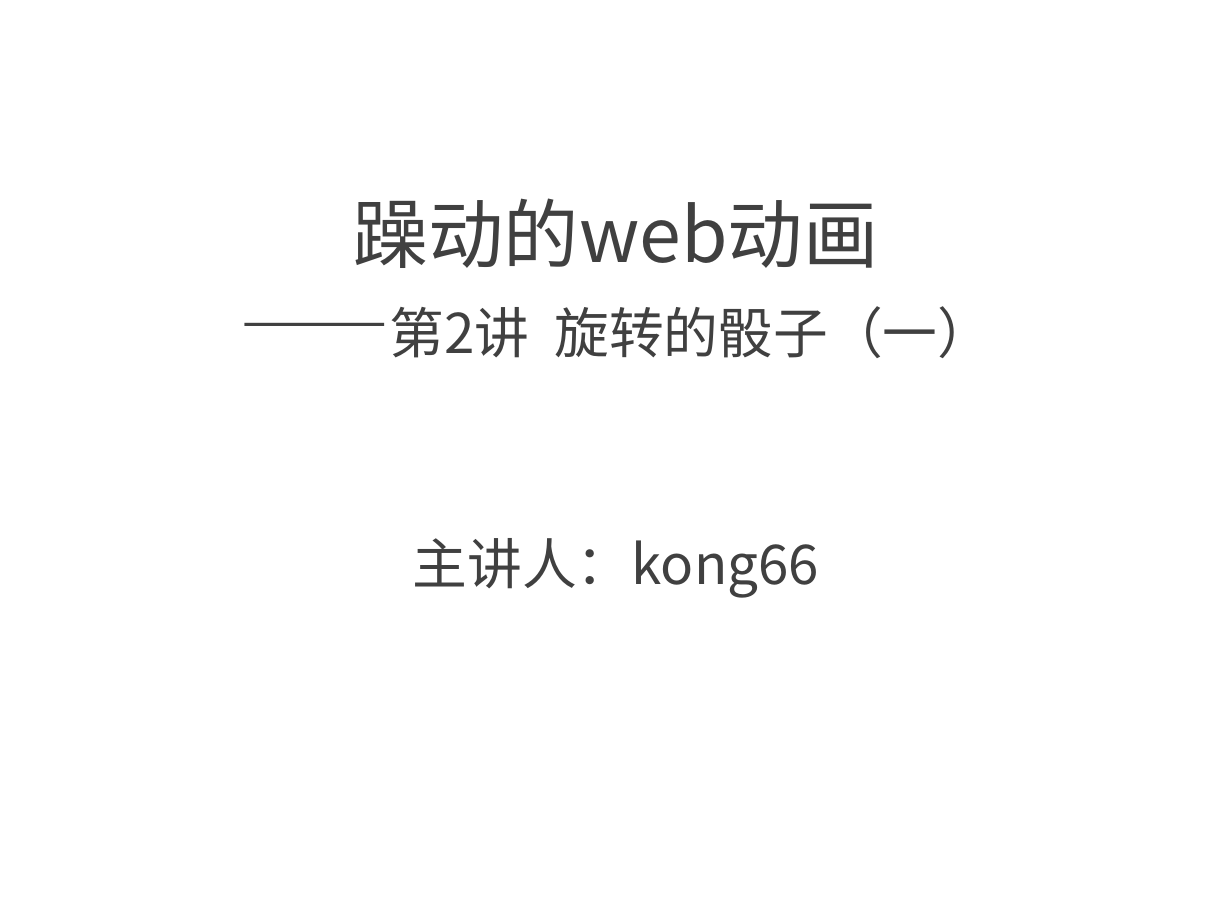
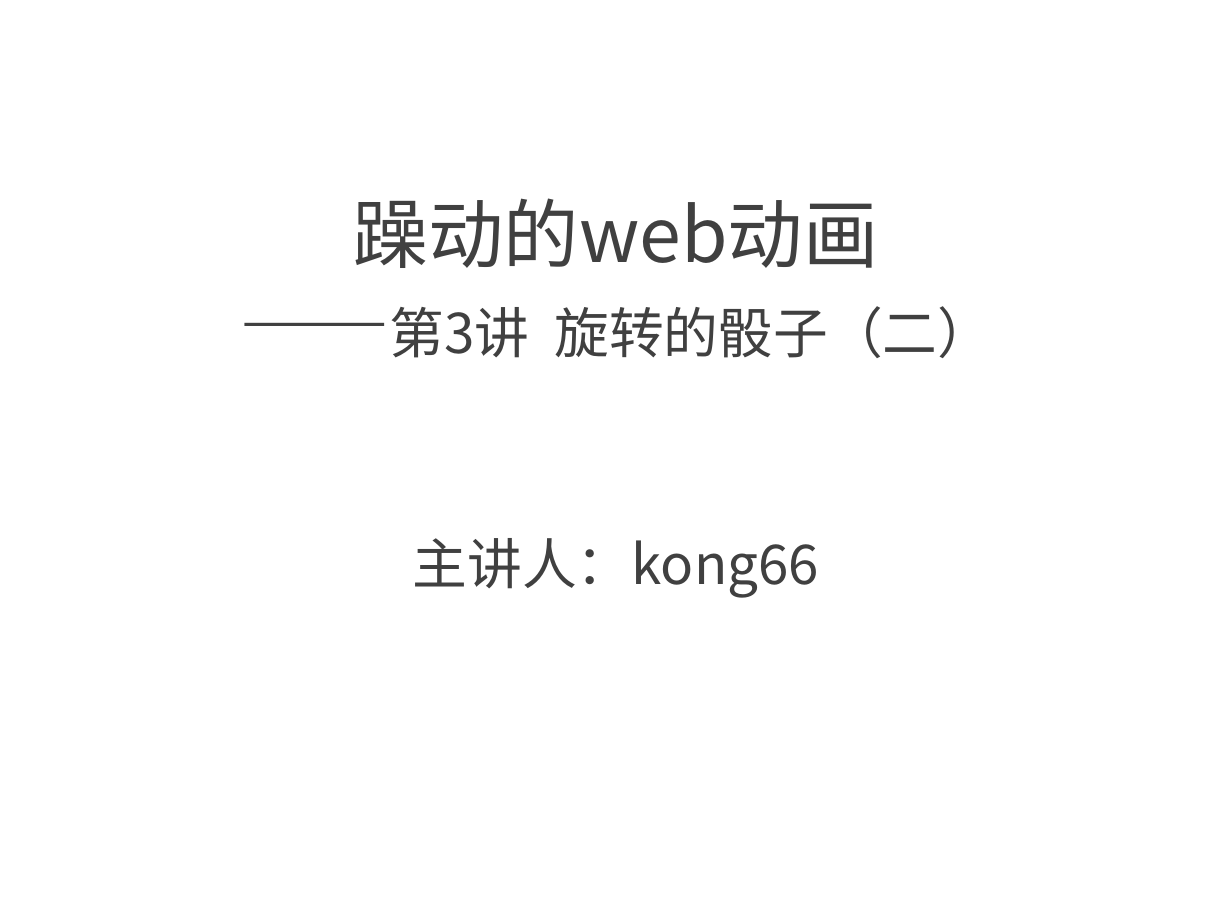
Before and after one commit to kong66/webAni, a slide deck: slide 1 of 3-dice2/dice.pptx. Drawn at 1232x924 pixels with LibreOffice and Linux fonts; fonts in the diff are those of the drawing. Boxes give left, top, right and bottom in pixels: in the first picture for what was removed or moved away, otherwise in the second. Text is boxed around its words. In the diff, an @@ line names an element or a change of style, - is before the commit and + after.

```diff
--- a/3-dice2/dice.pptx
+++ b/3-dice2/dice.pptx
@@ title at <box>353,198,992,358</box>: text changed @@
-躁动的web动画
-——第2讲 旋转的骰子（一）
+躁动的web动画
+——第3讲 旋转的骰子（二）
```
Also in this commit, not shown: 1 other slide changed, 4 slides added, 3 slides removed, 3 other files.
